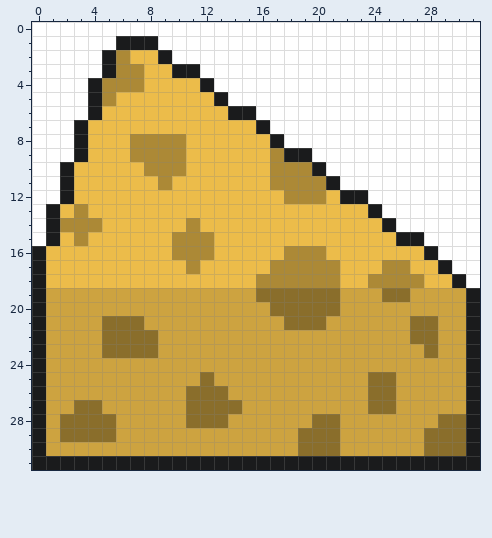
Pixel-art sprite, stored at assets/cheese.png. Above, as it was before the edit.
The file is 256x256 pixels, drawn in blocks of 8x8; one block is one cell here.
Once edited:
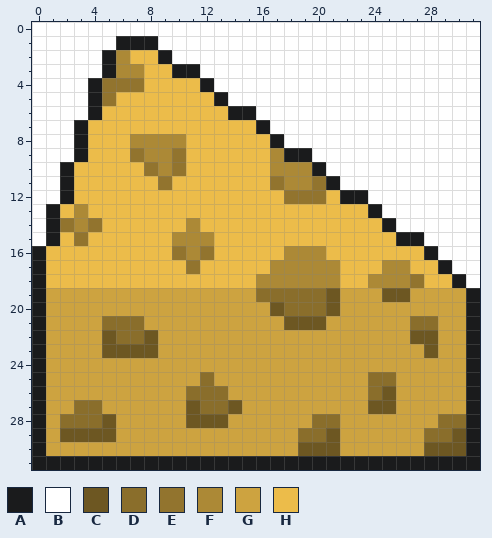
Palette (. is transparent): A #1a1b1c  B #ffffff  C #6d5722  D #8a6e2b  E #92742e  F #ac8936  G #cda340  H #ecbc4a
Changes in this commit:
The author changed colour D to colour C in row 19 at x 21 and 25 to 26; in row 20 at x 17 and 21; in row 21 at x 18 to 20; in row 22 at x 5, 8 and 27 to 28; in row 23 at x 5 to 8 and 28; in row 26 at x 25.
The author changed colour D to colour C in row 27 at x 11, 14 and 24 to 25; in row 28 at x 5 and 11 to 13; in row 29 at x 2 to 5, 21 and 30; in row 30 at x 19 to 21 and 28 to 30.
The author changed colour F to colour E in row 4 at x 5 to 7; in row 5 at x 5; in row 9 at x 7 and 10; in row 10 at x 8 and 10; in row 11 at x 9, 17 and 20; in row 12 at x 18 to 20.
The author changed colour F to colour E in row 14 at x 2 and 4; in row 15 at x 3; in row 16 at x 10 and 12; in row 17 at x 11; in row 18 at x 27.
Where, in picture pixels (left, top, right, bottom), the same in both pictures:
changed: (102, 78, 144, 106)
changed: (60, 148, 186, 246)
changed: (270, 176, 326, 204)
changed: (172, 246, 466, 456)
changed: (102, 330, 158, 358)
changed: (60, 414, 116, 442)
